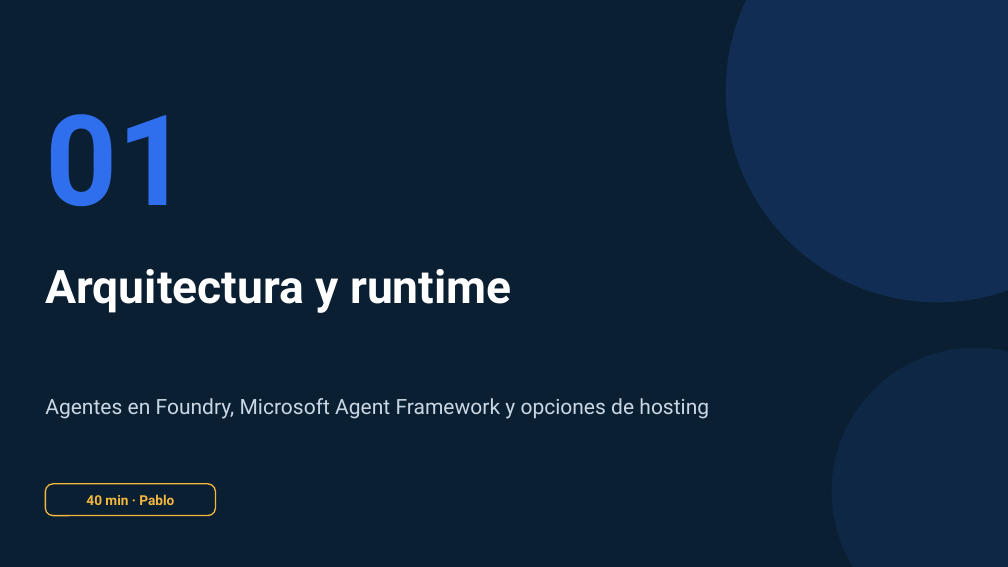
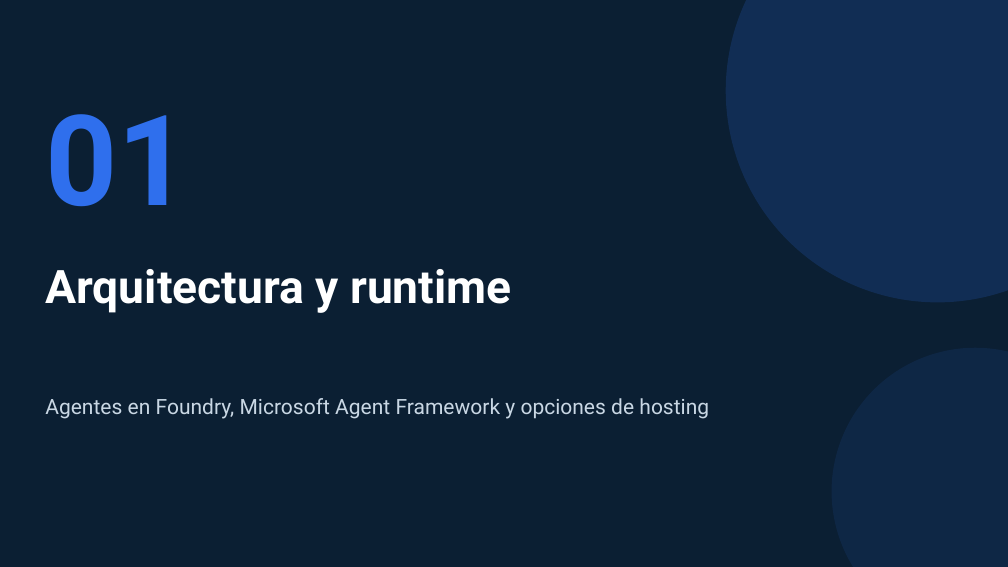
Before and after one commit to valegrajales/bci_workshop, a slide deck: slide 4 of presentaciones/BCI_Foundry_Dia2_L200_Agentes_RAG.pptx. Drawn at 1008x567 pixels with LibreOffice and Linux fonts; fonts in the diff are those of the drawing. Boxes give left, top, right and bottom in pixels: in the first picture for what was removed or moved away, otherwise in the second. Text is boxed around its words. In the diff, an @@ line names an element or a change of style, - is before the commit and + after.

```diff
--- a/presentaciones/BCI_Foundry_Dia2_L200_Agentes_RAG.pptx
+++ b/presentaciones/BCI_Foundry_Dia2_L200_Agentes_RAG.pptx
@@ rounded rectangle removed at bbox=[45, 484, 216, 516] @@
@@ text removed at bbox=[86, 494, 174, 505] @@
-40 min · Pablo
```
Also in this commit, not shown: 4 other slides changed.
